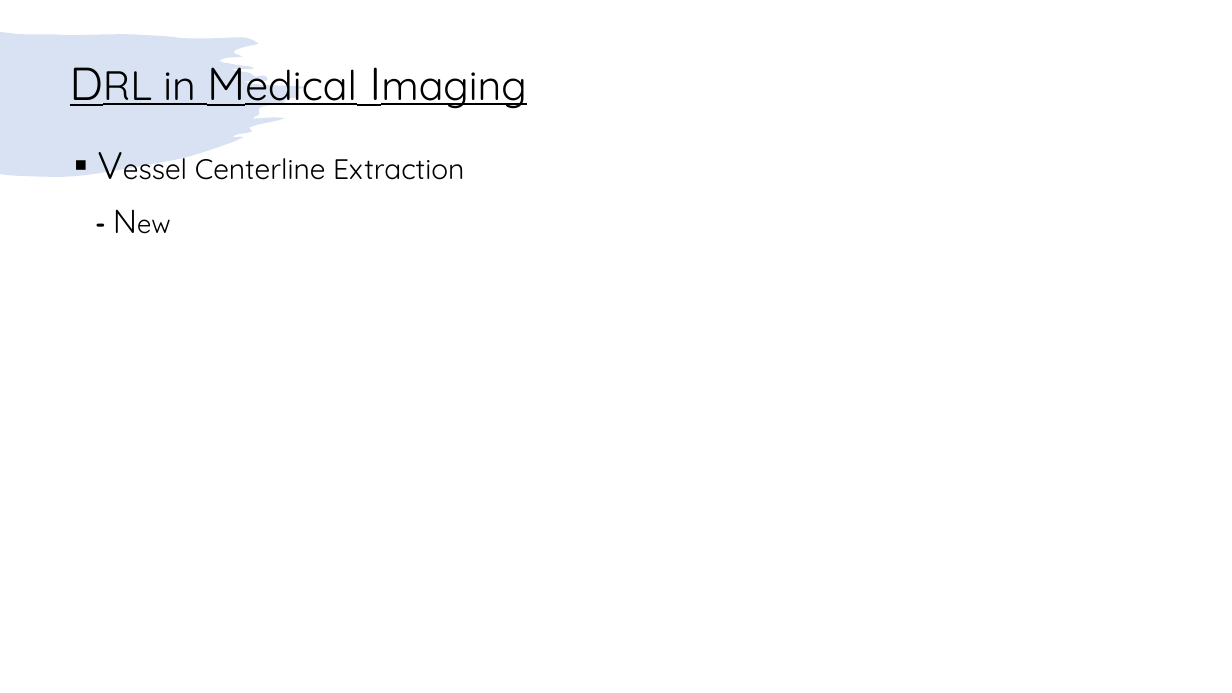
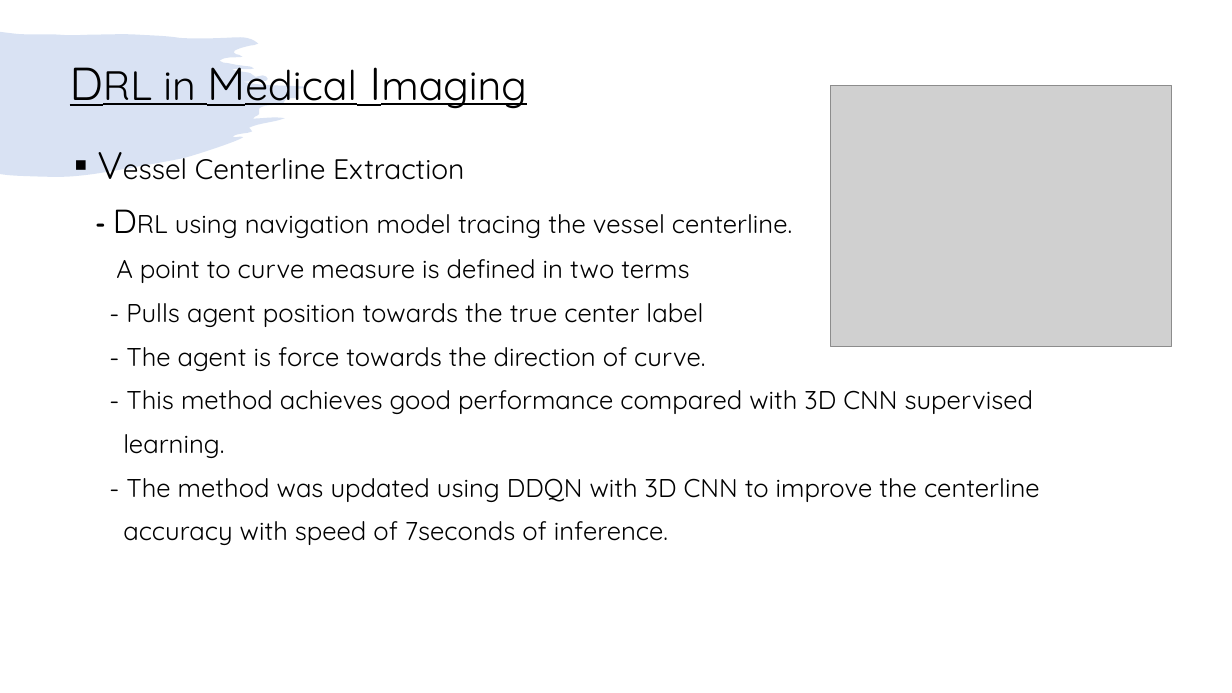
Before and after one commit to jocelynbaduria/cmpe-258_Deep-Learning, a slide deck: slide 32 of Short Story/Jocelyn_Baduria_DRL_Imaging_Literature_Review.pptx. Drawn at 1232x693 pixels with LibreOffice and Linux fonts; fonts in the diff are those of the drawing; grey boxes stand for pictures. Boxes give left, top, right and bottom in pixels: in the first picture for what was removed or moved away, otherwise in the second. Text is boxed around its words. In the diff, an @@ line names an element or a change of style, - is before the commit and + after.

```diff
--- a/Short Story/Jocelyn_Baduria_DRL_Imaging_Literature_Review.pptx
+++ b/Short Story/Jocelyn_Baduria_DRL_Imaging_Literature_Review.pptx
@@ picture added at box(831, 85, 1172, 347) @@
@@ text at box(116, 214, 1040, 545): text changed @@
-- New
+- DRL using navigation model tracing the vessel centerline.
+A point to curve measure is defined in two terms
+- Pulls agent position towards the true center label
+- The agent is force towards the direction of curve.
+- This method achieves good performance compared with 3D CNN supervised
+learning.
+- The method was updated using DDQN with 3D CNN to improve the centerline
+accuracy with speed of 7seconds of inference.
```
Also in this commit, not shown: 9 other slides changed, 3 slides added, 2 slides removed.
